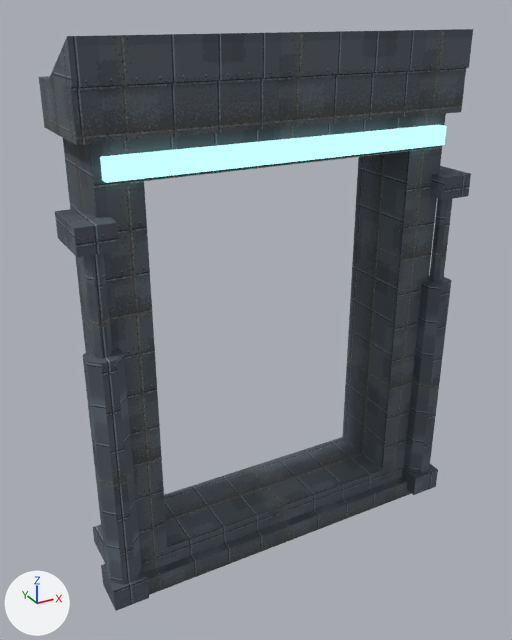
The glTF model assets/models/batch001/portal/portal_a_blast.glb as it was, and as the next commit left it.
The view is the same before and after, from a 50 mm lens placed at (-2.91, -5.04, 4.75), pointed at (-0.12, 0.03, 2.22). The lights are fixed; the arrows at lower left show +X, +Y and +Z. The picture after the commit comes second.

Script lines for the objects in view, before the commit:
```python
mat_portal_a_blast_band = principled_material('portal_a_blast_band')
mat_portal_a_blast_band.base_color = (0.133, 0.506, 0.471)  # cyan #66bdb7
mat_portal_a_blast_band.roughness = 0.35
mat_portal_a_blast_band.emission_color = (0.522, 1.0, 0.953)  # cyan #bffffa
mat_portal_a_blast_band.emission_strength = 1.0
me_portal_a_blast = bpy.data.meshes.new('portal_a_blast')
me_portal_a_blast.from_pydata(...)  # 150 vertices, 252 faces; spans x -1.77..1.77, y -0.51..0.51, z 0.0..4.6
# faces by material slot: [240, 12]
me_portal_a_blast.materials.append(mat_portal_a_blast_shell)  # picture img_portal_a_blast_shell_tex
me_portal_a_blast.materials.append(mat_portal_a_blast_band)  # cyan #66bdb7, glowing cyan #bffffa
ob_portal_a_blast = bpy.data.objects.new('portal_a_blast', me_portal_a_blast)
ob_portal_a_blast.location = (0.0, 0.0, 0.0)
```
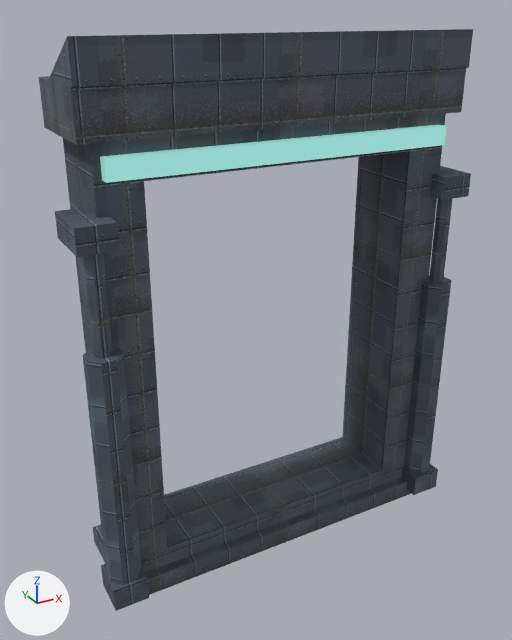
The edits, one by one:
In material 'portal_a_blast_band' (mat_portal_a_blast_band), emission_color goes from (0.522, 1.0, 0.953) (cyan #bffffa) to (0.237, 0.455, 0.433) (greyish cyan #86b4b0).

Changed parts and their boxes (x1, y1, x2, y2) in the pictures (512 x 640 px):
'portal_a_blast', recoloured (darker)
    both: (96, 117, 447, 188)
